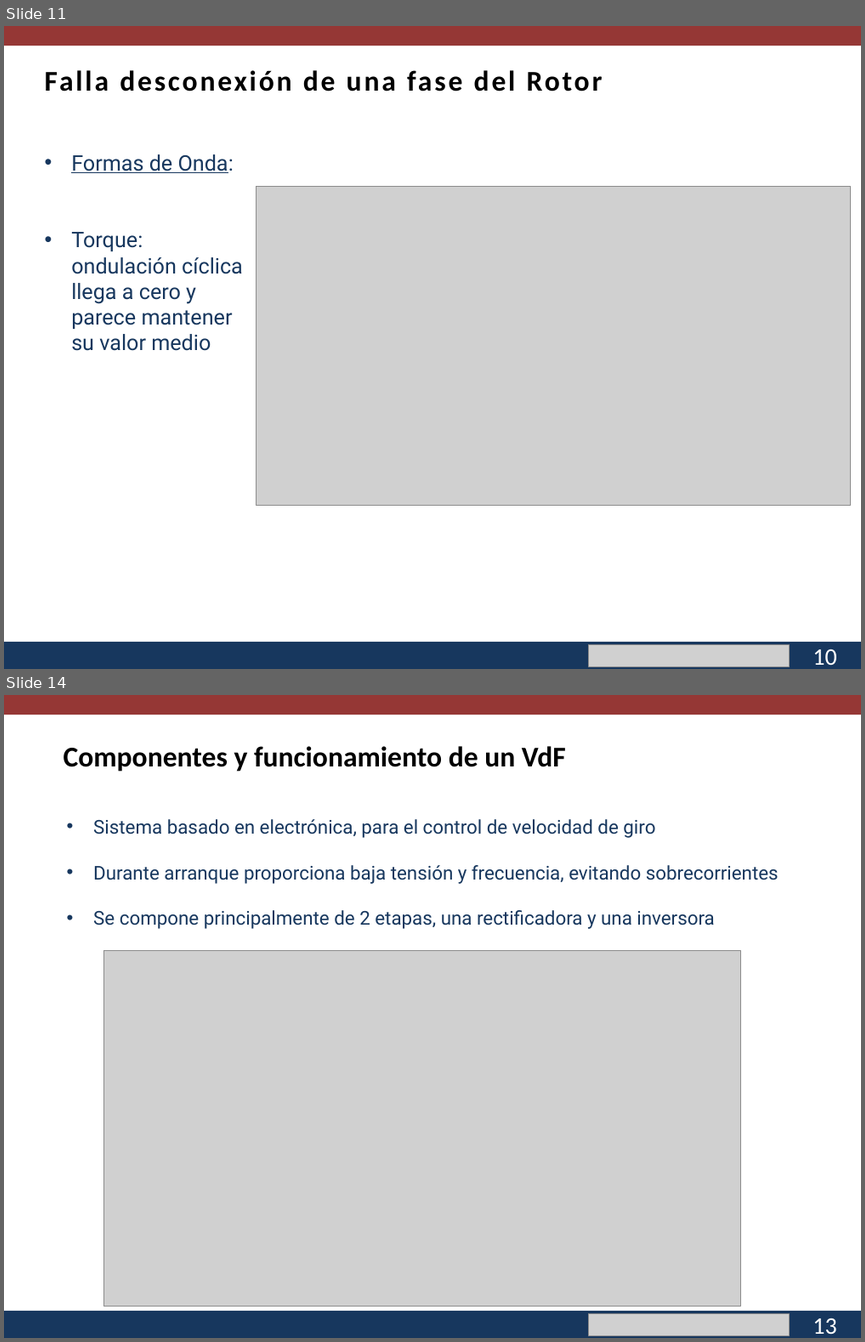
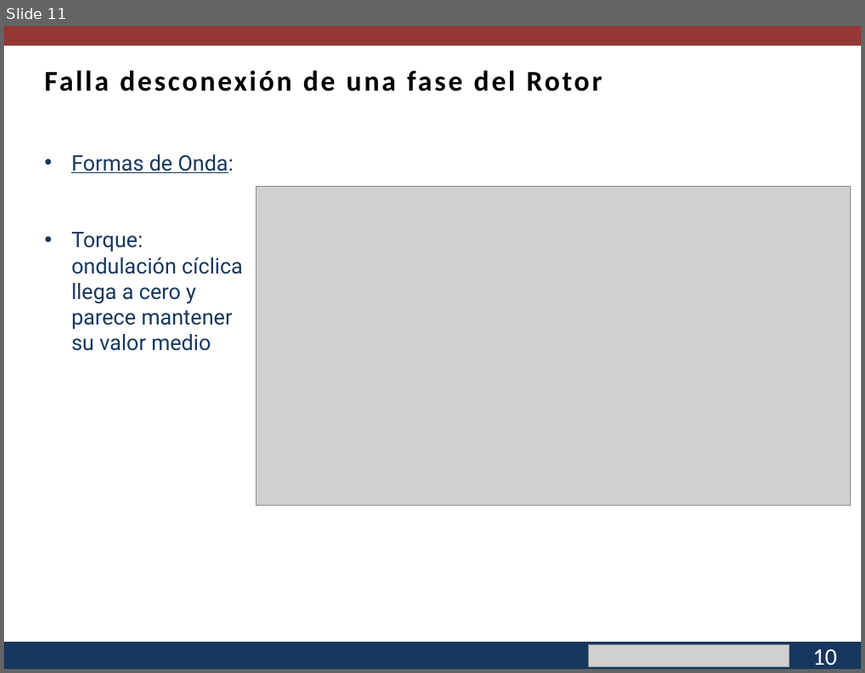
Before and after one commit to cisternashdiego/Proyecto1, a slide deck: Segunda Mesa.pptx. Shown one above the other, each under a label of ours: slides 11 and 14 before the commit, slide 11 after it; the slides between them are not shown. The pictures are 865x1342 and 865x673 pixels, drawn with LibreOffice and Linux fonts; fonts in the diff are those of the drawing; grey boxes stand for pictures; background and template pictures are left out. Boxes give left, top, right and bottom in pixels: in the first picture for what was removed or moved away, otherwise in the second. Text is boxed around its words. In the diff, an @@ line names an element or a change of style, - is before the commit and + after.

```diff
--- a/Segunda Mesa.pptx
+++ b/Segunda Mesa.pptx
@@ slide 14 removed at <box>4,695,861,1338</box>, background #FFFFFF; not listed: 3 template elements that a slide beside it also shows @@
@@ text removed at <box>64,746,566,771</box> @@
-    Componentes y funcionamiento de un VdF
@@ text removed at <box>93,819,778,929</box> @@
-• Sistema basado en electrónica, para el control de velocidad de giro
-• Durante arranque proporciona baja tensión y frecuencia, evitando sobrecorrientes
-• Se compone principalmente de 2 etapas, una rectificadora y una inversora
@@ picture removed at <box>103,950,740,1306</box> @@
@@ picture removed at <box>588,1313,788,1335</box> @@
@@ text removed at <box>812,1318,836,1333</box> @@
-13
```
Also in this commit, not shown: 7 slides changed, 5 slides added, 3 other slides removed, 2 other files.
